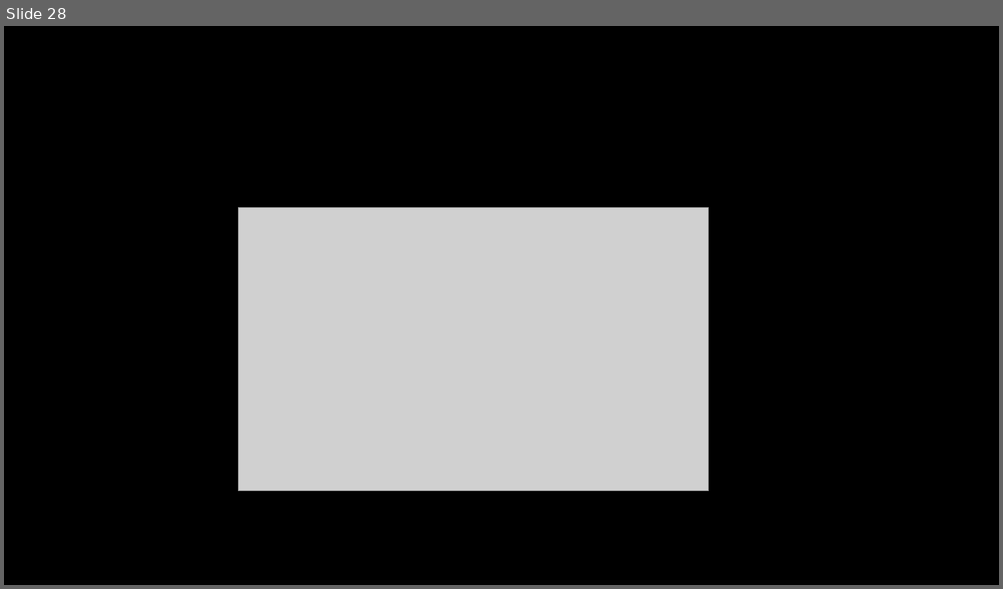
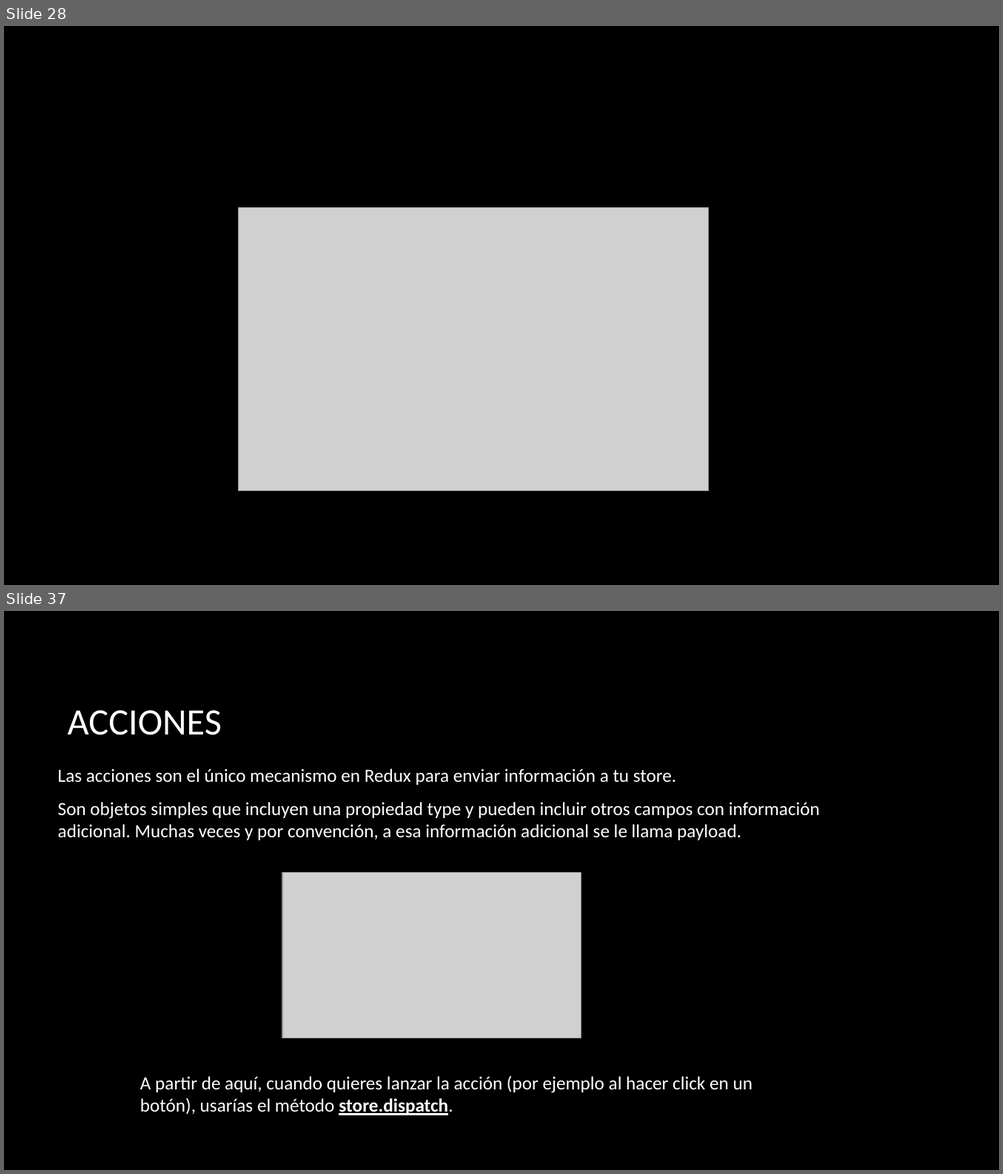
Before and after one commit to mhortac/ReactClass, a slide deck: src/assets/CURSO DE REACTJS - Fiscalia.pptx. Shown one above the other, each under a label of ours: slide 28 before the commit, slides 28 and 37 after it; the slides between them are not shown. The pictures are 1003x589 and 1003x1174 pixels, drawn with LibreOffice and Linux fonts; fonts in the diff are those of the drawing; grey boxes stand for pictures; background and template pictures are left out. Boxes give left, top, right and bottom in pixels: in the first picture for what was removed or moved away, otherwise in the second. Text is boxed around its words. In the diff, an @@ line names an element or a change of style, - is before the commit and + after.

```diff
--- a/src/assets/CURSO DE REACTJS - Fiscalia.pptx
+++ b/src/assets/CURSO DE REACTJS - Fiscalia.pptx
@@ slide 37 added at bbox=[4, 611, 999, 1170], background picture (left out) @@
@@ title added at bbox=[68, 710, 222, 735], 36 pt, text #FFFFFF @@
+ACCIONES
@@ text added at bbox=[58, 769, 819, 840], 18 pt, text #FFFFFF @@
+Las acciones son el único mecanismo en Redux para enviar información a tu store.
+Son objetos simples que incluyen una propiedad type y pueden incluir otros campos con información adicional. Muchas veces y por convención, a esa información adicional se le llama payload.
@@ picture added at bbox=[282, 873, 580, 1039] @@
@@ text added at bbox=[140, 1076, 752, 1116], 18 pt, text #FFFFFF @@
+A partir de aquí, cuando quieres lanzar la acción (por ejemplo al hacer click en un botón), usarías el método store.dispatch.
```
Also in this commit, not shown: 9 other slides added, 12 other files.
